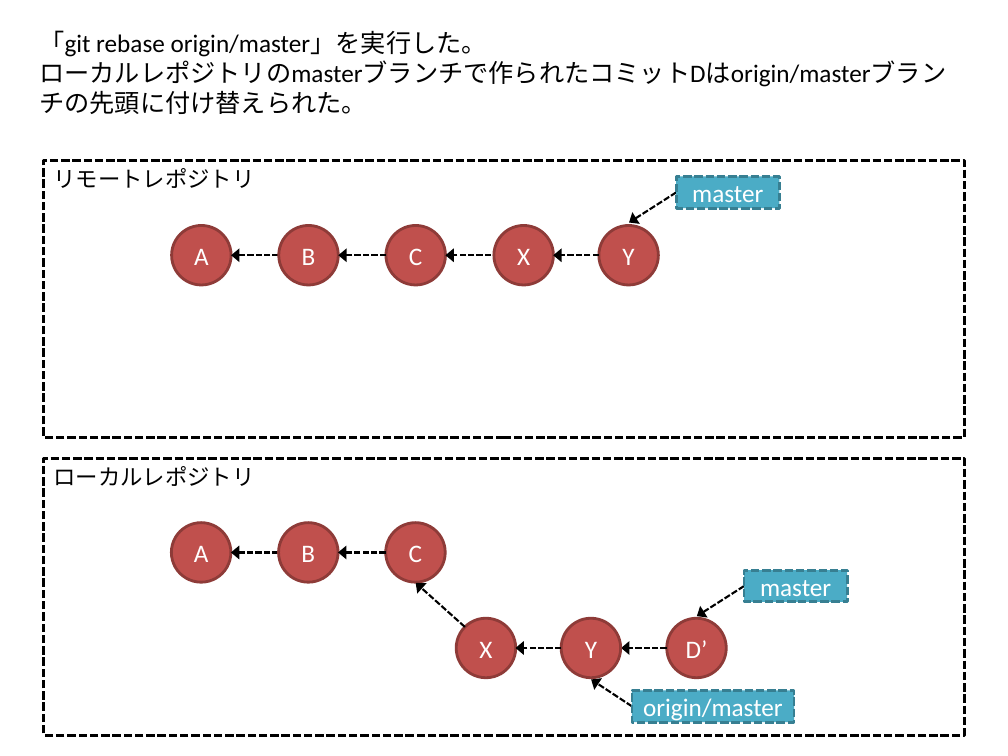
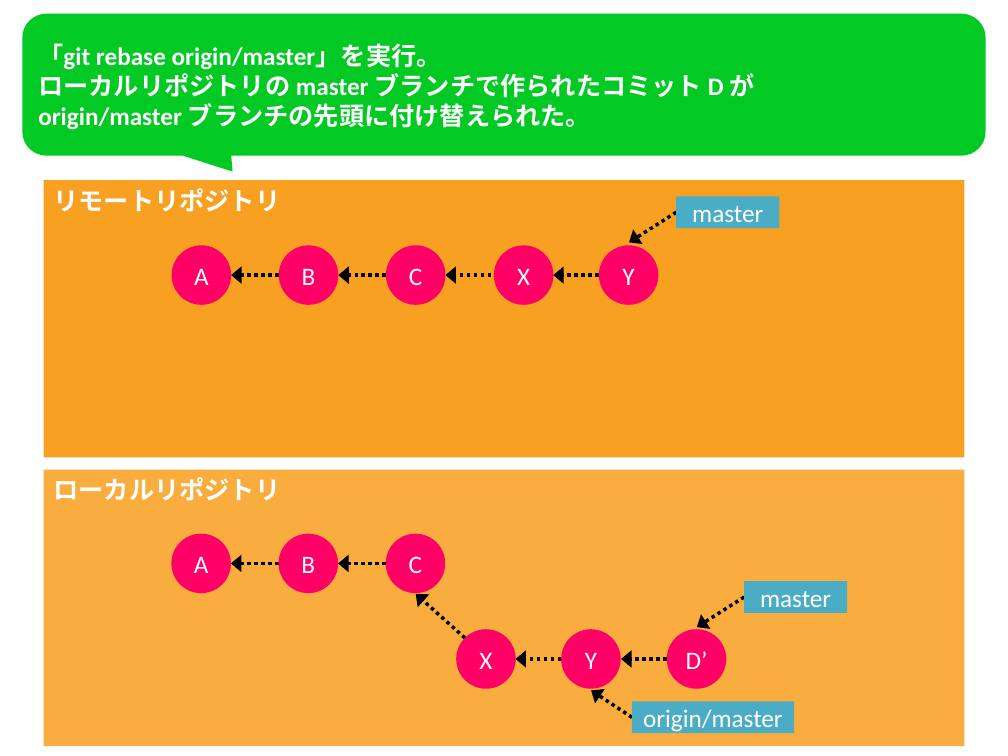
Before and after one commit to kaitoy/blog, a slide deck: slide 3 of static/images/git-dvc/git_dvc_ff.pptx. Drawn at 1008x756 pixels with LibreOffice and Linux fonts; fonts in the diff are those of the drawing. Boxes give left, top, right and bottom in pixels: in the first picture for what was removed or moved away, otherwise in the second. Text is boxed around its words. In the diff, an @@ line names an element or a change of style, - is before the commit and + after.

```diff
--- a/static/images/git-dvc/git_dvc_ff.pptx
+++ b/static/images/git-dvc/git_dvc_ff.pptx
@@ freeform shape added at <box>22,14,986,172</box>, fill #03C924, 18 pt, text #FFFFFF, bold @@
+「git rebase origin/master」を実行。
+ローカルリポジトリの master ブランチで作られたコミット D が
+origin/master ブランチの先頭に付け替えられた。
@@ text removed at <box>39,30,946,114</box> @@
-「git rebase origin/master」を実行した。
-ローカルレポジトリのmasterブランチで作られたコミットDはorigin/masterブランチの先頭に付け替えられた。
@@ rectangle "リモートリポジトリ" at <box>43,180,964,458</box>: fill none to #F7A021; outline #000000 2 pt dashed to none @@
@@ text in rectangle at <box>54,188,281,212</box>: text changed; size 16 to 18 pt; font Calibri to Noto Sans CJK JP; text colour #000000 to #FFFFFF; bold on @@
-リモートレポジトリ
+リモートリポジトリ
@@ outline #377F92 2 pt dashed to none in 3 elements at <box>744,582,847,613</box>, <box>632,702,794,733</box>, <box>676,197,779,228</box> @@
@@ 5 ellipses, 5 arrows, 2 rectangles: place and size @@
-5 ellipses, 5 arrows, 2 rectangles at <box>43,160,964,437</box>
+5 ellipses, 5 arrows, 2 rectangles at <box>43,180,964,458</box>
@@ arrow (676, 213) - (629, 242): stroke #000000 1.5 pt dashed to #000000 2.5 pt dashed @@
@@ fill #C0504D to #FF0066; outline #8E3B39 2 pt to none in 11 elements at <box>171,533,231,593</box>, <box>278,533,338,593</box>, <box>386,533,446,593</box>, <box>666,629,726,688</box>, <box>457,629,516,688</box>, <box>561,629,621,688</box>, <box>171,245,231,304</box>, <box>279,245,339,304</box>, <box>386,245,446,304</box>, <box>494,245,553,304</box>, <box>599,245,658,304</box> @@
@@ arrow (279, 275) - (231, 275): stroke #000000 1.5 pt dashed to #000000 2.5 pt dashed @@
@@ arrow (386, 275) - (339, 275): stroke #000000 1.5 pt dashed to #000000 2.5 pt dashed @@
@@ arrow (491, 275) - (446, 275): stroke #000000 1.5 pt dashed to #000000 2.5 pt dashed @@
@@ arrow (599, 275) - (553, 275): stroke #000000 1.5 pt dashed to #000000 2.5 pt dashed @@
@@ rectangle "ローカルリポジトリ" at <box>43,470,964,746</box>: fill none to #F8AD3E; outline #000000 2 pt dashed to none @@
@@ text in rectangle at <box>54,477,281,501</box>: text changed; size 16 to 18 pt; font Calibri to Noto Sans CJK JP; text colour #000000 to #FFFFFF; bold on @@
-ローカルレポジトリ
+ローカルリポジトリ
@@ arrow (278, 563) - (231, 563): stroke #000000 1.5 pt dashed to #000000 2.5 pt dashed @@
@@ arrow (386, 563) - (338, 563): stroke #000000 1.5 pt dashed to #000000 2.5 pt dashed @@
@@ arrow (465, 638) - (415, 594): stroke #000000 1.5 pt dashed to #000000 2.5 pt dashed @@
@@ arrow (744, 597) - (697, 627): stroke #000000 1.5 pt dashed to #000000 2.5 pt dashed @@
@@ arrow (561, 659) - (515, 659): stroke #000000 1.5 pt dashed to #000000 2.5 pt dashed @@
@@ arrow (666, 659) - (621, 659): stroke #000000 1.5 pt dashed to #000000 2.5 pt dashed @@
@@ 7 arrows, 6 ellipses, 3 rectangles: place and size @@
-7 arrows, 6 ellipses, 3 rectangles at <box>43,459,964,735</box>
+7 arrows, 6 ellipses, 3 rectangles at <box>43,470,964,746</box>
@@ arrow (632, 718) - (591, 690): stroke #000000 1.5 pt dashed to #000000 2.5 pt dashed @@
```
Also in this commit, not shown: 3 other slides changed, 13 other files.
